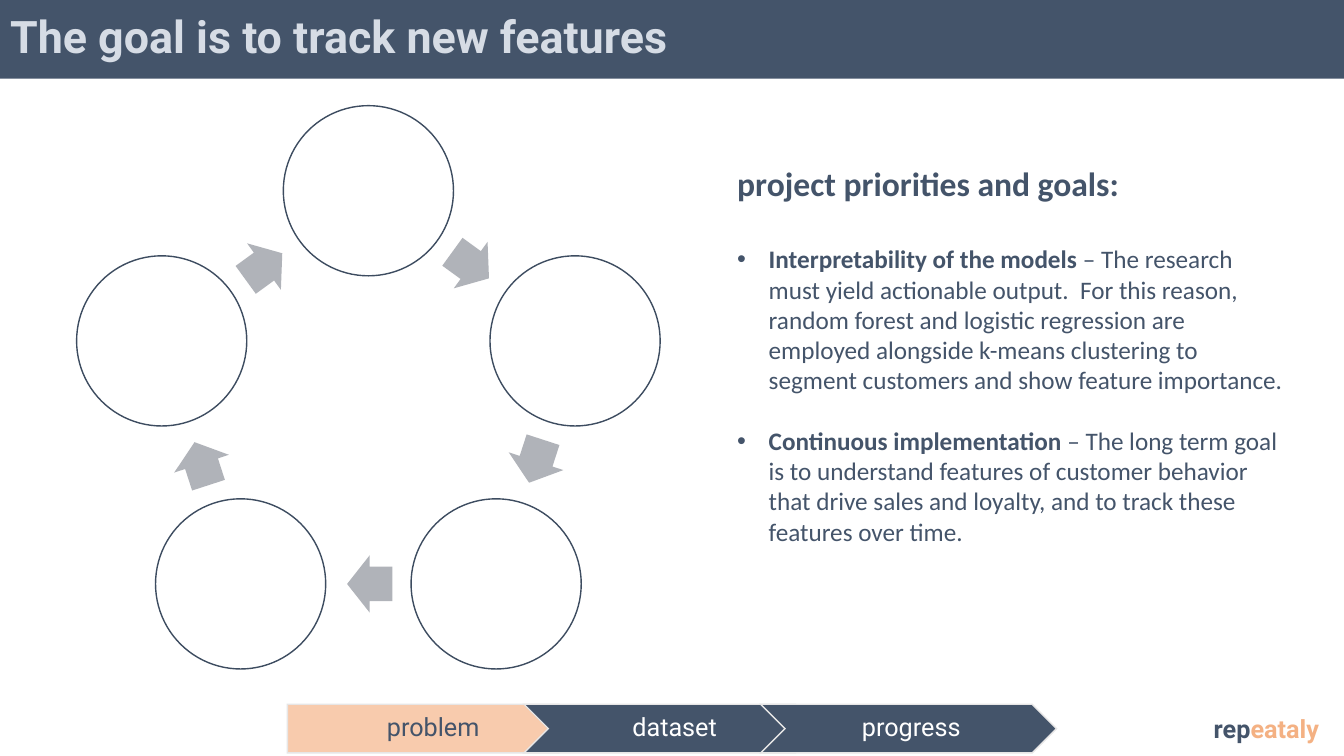
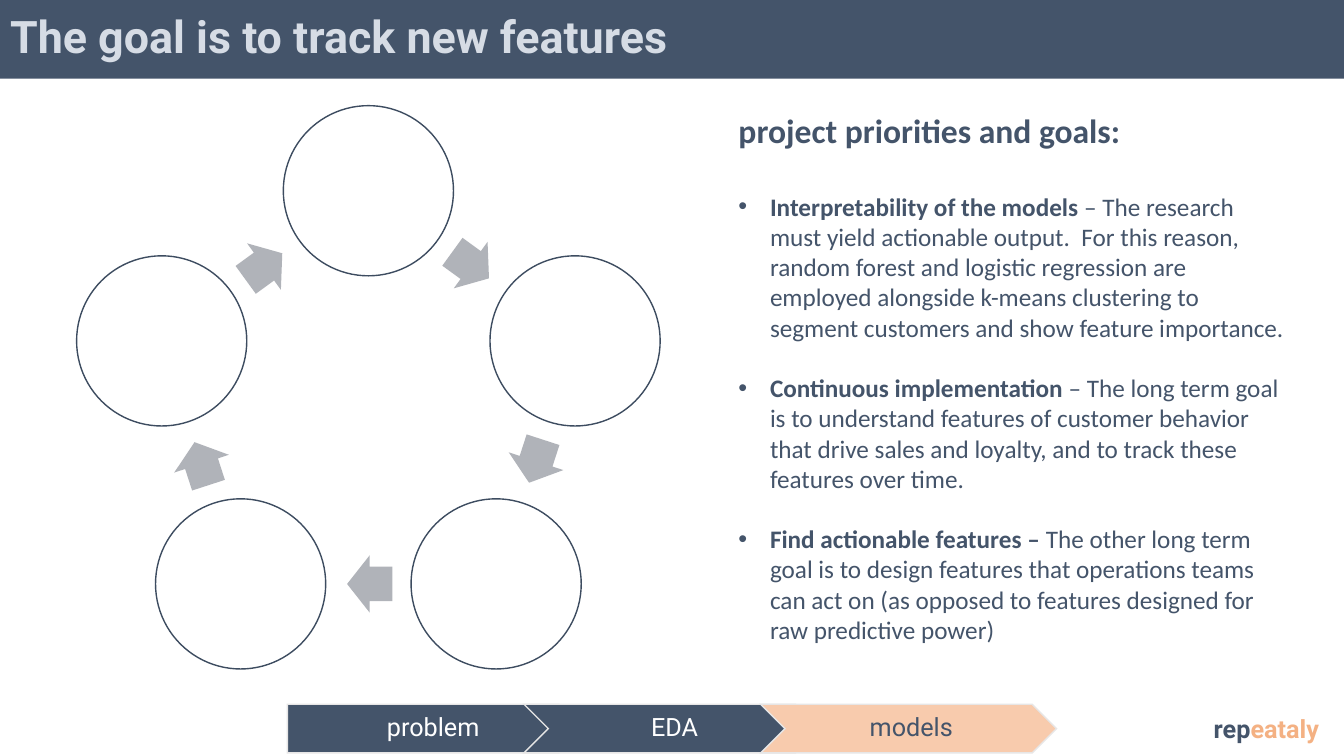
Before and after one commit to zenyui/ga-portfolio, a slide deck: slide 16 of project/presentation/repeataly_pres_final.pptx. Drawn at 1344x756 pixels with LibreOffice and Linux fonts; fonts in the diff are those of the drawing. Boxes give left, top, right and bottom in pixels: in the first picture for what was removed or moved away, otherwise in the second. Text is boxed around its words. In the diff, an @@ line names an element or a change of style, - is before the commit and + after.

```diff
--- a/project/presentation/repeataly_pres_final.pptx
+++ b/project/presentation/repeataly_pres_final.pptx
@@ text "project priorities and goals:": place and size @@
-text "project priorities and goals:" at (737,172,1282,541)
+text "project priorities and goals:" at (738,119,1283,643)
@@ text at (770,530,1254,643): paragraph added @@
+• Find actionable features – The other long term goal is to design features that operations teams can act on (as opposed to features designed for raw predictive power)
@@ text "problem" at (387,717,479,741): text colour #44546A to #FFFFFF @@
@@ pentagon arrow at (287,705,583,753): fill #F8CBAD to #44546A @@
@@ text at (651,718,698,736): text changed @@
-dataset
+EDA
@@ chevron at (761,705,1057,753): fill #44546A to #F8CBAD @@
@@ text at (870,717,953,737): text changed; text colour #FFFFFF to #44546A @@
-progress
+models
```
Also in this commit, not shown: 14 other slides changed, 1 slide removed, 1 other file.
